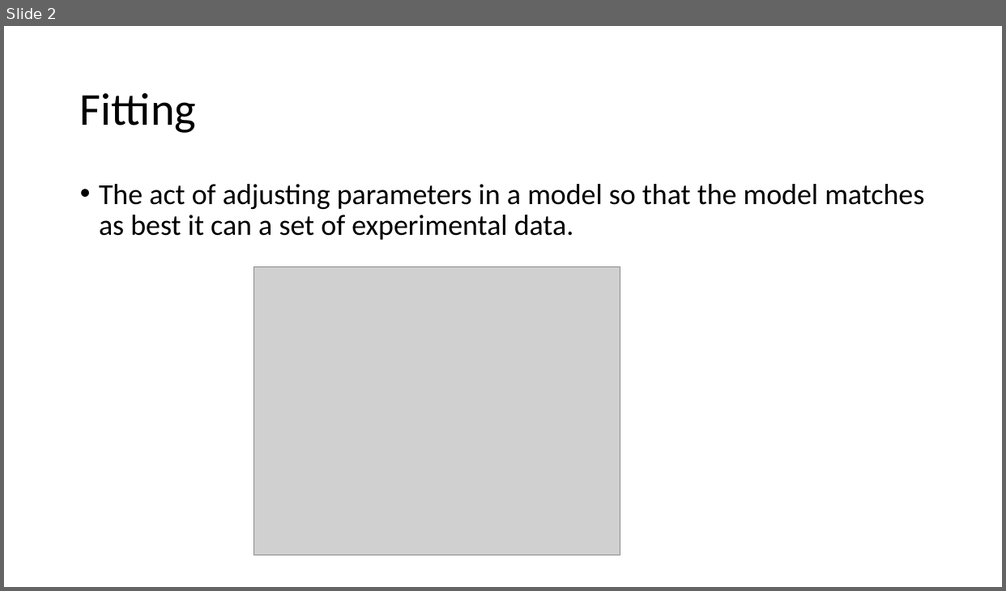
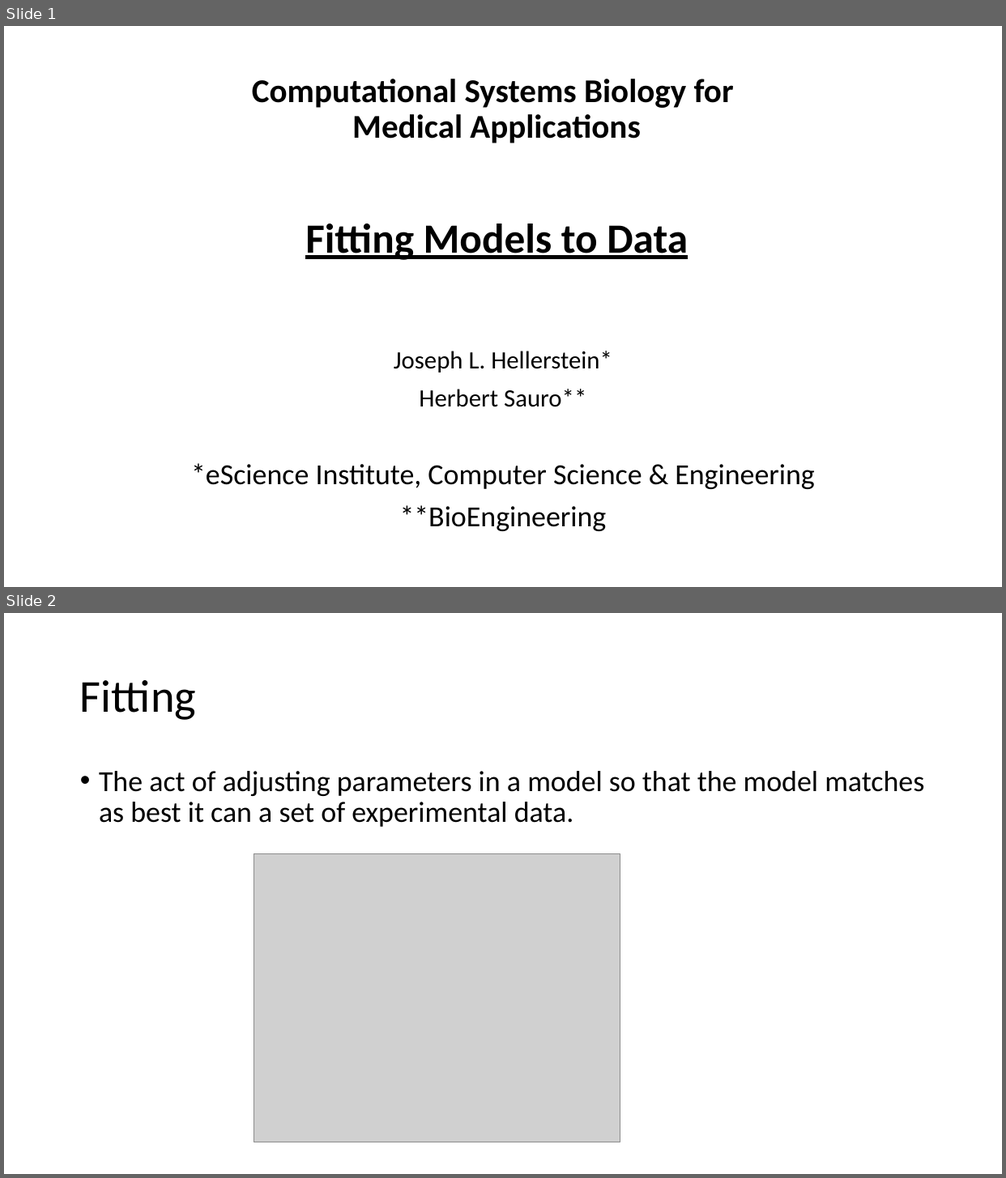
Before and after one commit to ModelEngineering/advancing-biomedical-models, a slide deck: Lectures/Week_3/Model Fitting.pptx. Shown one above the other, each under a label of ours: slide 2 before the commit, slides 1 and 2 after it. The pictures are 1006x591 and 1006x1178 pixels, drawn with LibreOffice and Linux fonts; fonts in the diff are those of the drawing; grey boxes stand for pictures. Boxes give left, top, right and bottom in pixels: in the first picture for what was removed or moved away, otherwise in the second. Text is boxed around its words. In the diff, an @@ line names an element or a change of style, - is before the commit and + after.

Commit message:
Fitting lecture 1

```diff
--- a/Lectures/Week_3/Model Fitting.pptx
+++ b/Lectures/Week_3/Model Fitting.pptx
@@ slide 1 added at box(4, 26, 1002, 587), background #FFFFFF @@
@@ title added at box(252, 79, 734, 260), 32 pt, text #000000, bold @@
+Computational Systems Biology for
+Medical Applications
+Fitting Models to Data
@@ subtitle added at box(191, 351, 814, 489), 28 pt, text #000000 @@
+Joseph L. Hellerstein*
+Herbert Sauro**
+*eScience Institute, Computer Science & Engineering
+**BioEngineering
```
Also in this commit, not shown: 1 slide removed, 1 other file.
